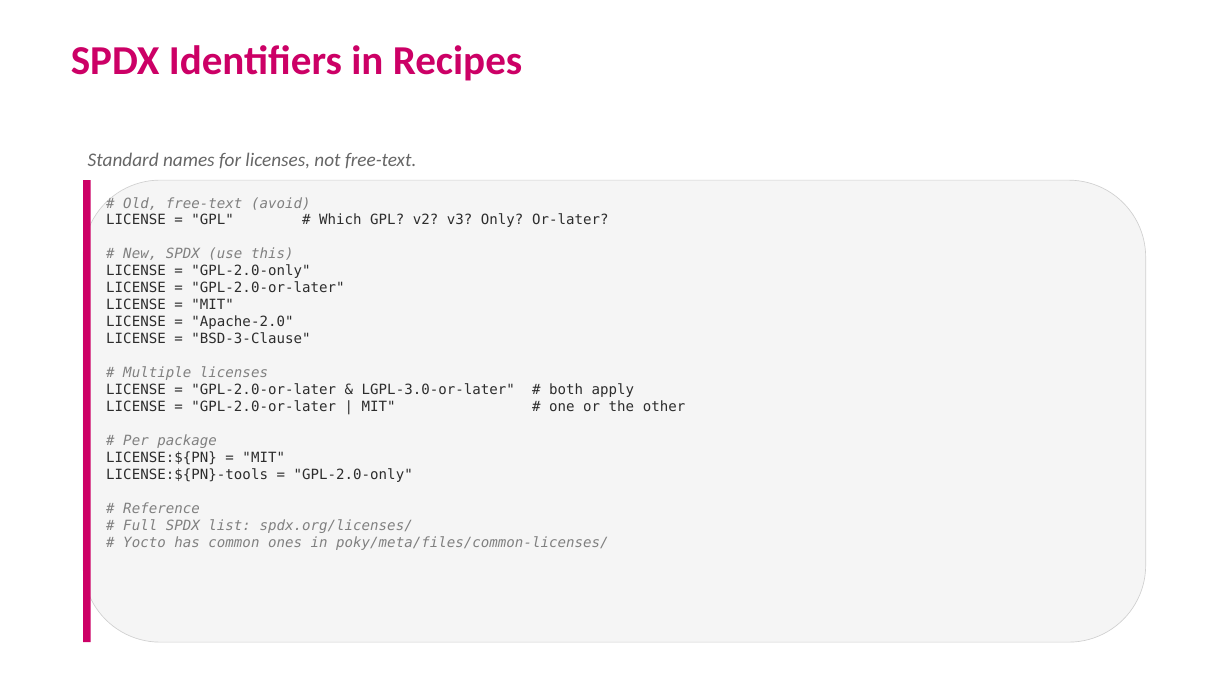
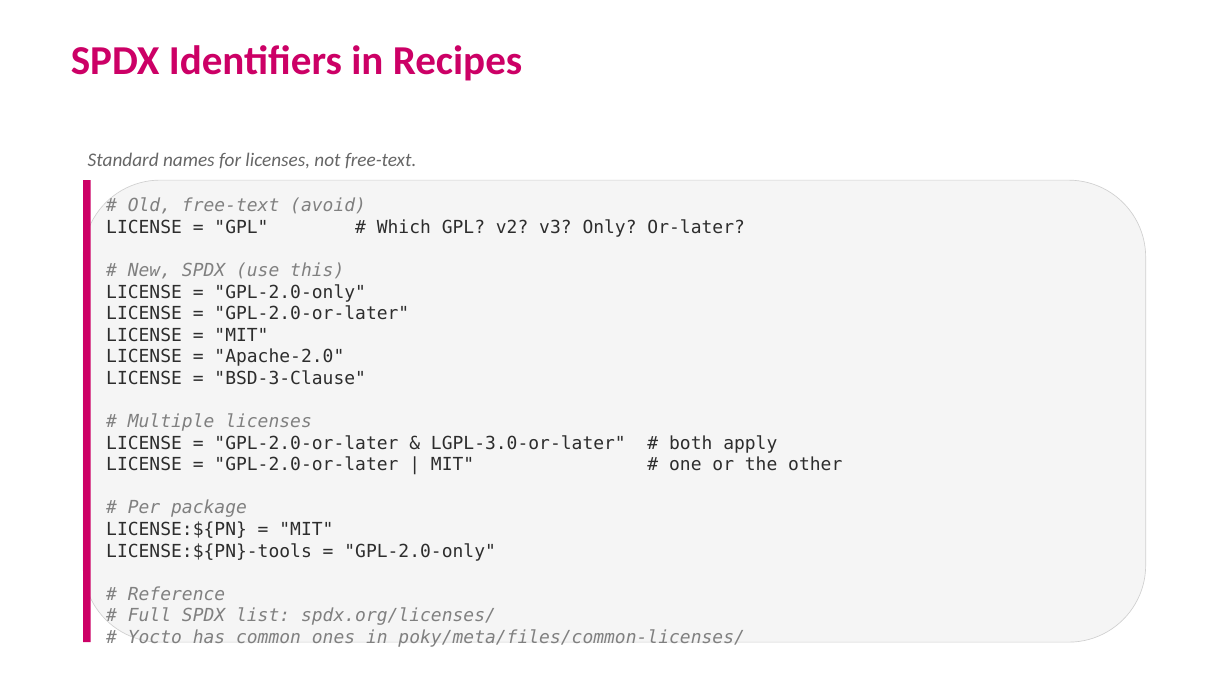
Before and after one commit to EmertxeInfoTech/Allegion-Training-Materials, a slide deck: slide 4 of yocto_training_all_session_decks/session_decks/D3S7_License_SBOM.pptx. Drawn at 1232x693 pixels with LibreOffice and Linux fonts; fonts in the diff are those of the drawing; background and template pictures are left out. Boxes give left, top, right and bottom in pixels: in the first picture for what was removed or moved away, otherwise in the second. Text is boxed around its words. In the diff, an @@ line names an element or a change of style, - is before the commit and + after.

```diff
--- a/yocto_training_all_session_decks/session_decks/D3S7_License_SBOM.pptx
+++ b/yocto_training_all_session_decks/session_decks/D3S7_License_SBOM.pptx
@@ text "# Old, free-text (avoid)" at box(106, 197, 842, 647): size 11 to 14 pt @@
```
Also in this commit, not shown: 8 other slides changed, 17 other files.
